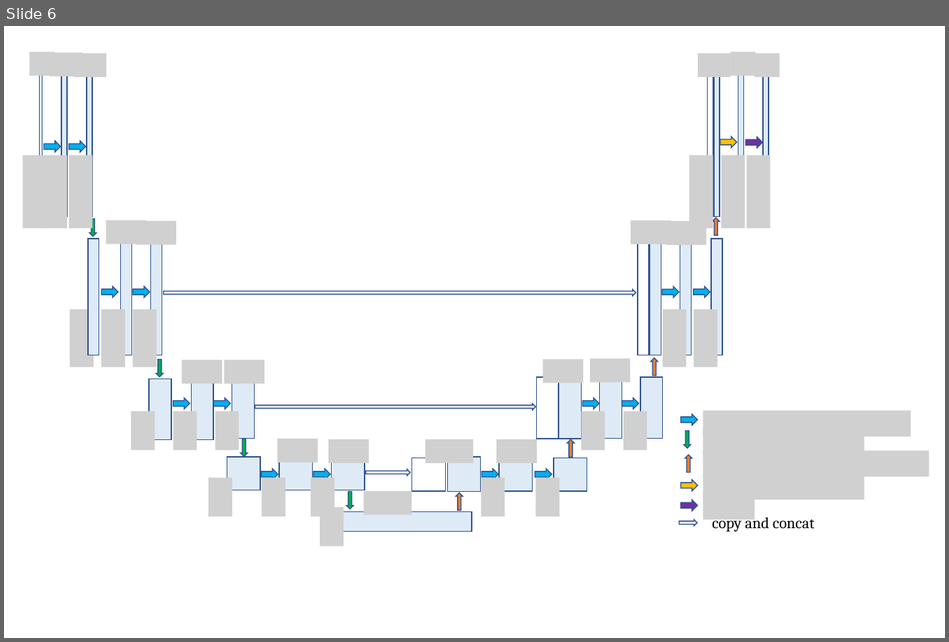
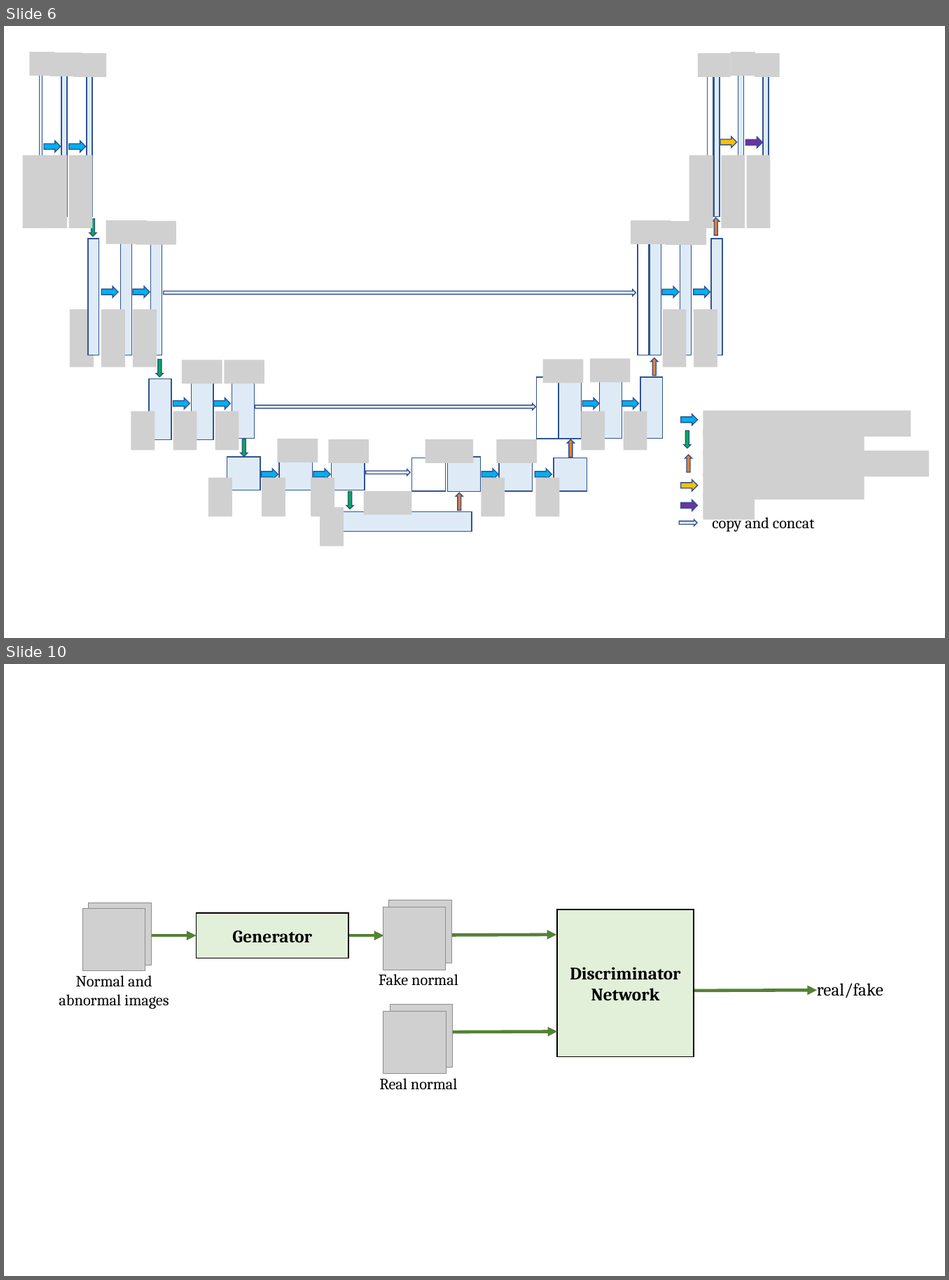
Before and after one commit to zhangrong1722/sysu_graduation_paper, a slide deck: LaTeX/MacOs系统/figure/all_figures.pptx. Shown one above the other, each under a label of ours: slide 6 before the commit, slides 6 and 10 after it; the slides between them are not shown. The pictures are 949x642 and 949x1280 pixels, drawn with LibreOffice and Linux fonts; fonts in the diff are those of the drawing; grey boxes stand for pictures. Boxes give left, top, right and bottom in pixels: in the first picture for what was removed or moved away, otherwise in the second. Text is boxed around its words. In the diff, an @@ line names an element or a change of style, - is before the commit and + after.

```diff
--- a/LaTeX/MacOs系统/figure/all_figures.pptx
+++ b/LaTeX/MacOs系统/figure/all_figures.pptx
@@ slide 10 added at (x1=4, y1=664, x2=945, y2=1276), background #FFFFFF @@
@@ picture added at (x1=82, y1=909, x2=145, y2=972) @@
@@ picture added at (x1=89, y1=903, x2=152, y2=966) @@
@@ picture added at (x1=383, y1=908, x2=446, y2=971) @@
@@ picture added at (x1=388, y1=901, x2=451, y2=963) @@
@@ arrow added from (442, 936) to (556, 935), #548235 3.25 pt @@
@@ group added at (x1=59, y1=910, x2=694, y2=1068): 3 arrows, 2 rectangles, 2 texts, 1 picture @@
+Generator
+Discriminator Network
+Normal and abnormal images
+Fake normal
@@ arrow added from (691, 991) to (817, 991), #548235 3.25 pt @@
@@ text added at (x1=817, y1=983, x2=883, y2=998), 18 pt, text #000000 @@
+real/fake
@@ picture added at (x1=383, y1=1011, x2=446, y2=1074) @@
@@ text added at (x1=379, y1=1078, x2=458, y2=1090), 16 pt, text #000000 @@
+Real normal
```
Also in this commit, not shown: 1 slide changed, 4 other slides added, 1 slide removed, 7 other files.
